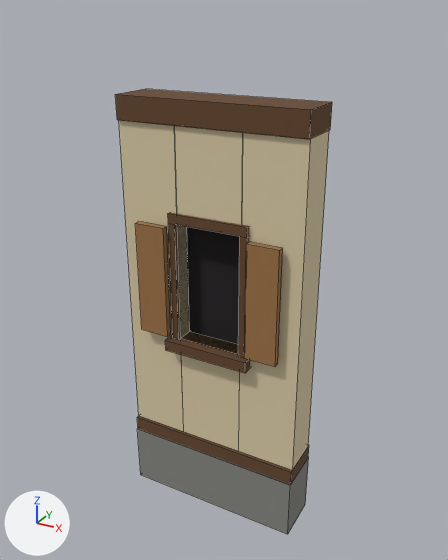
A saved change to the FBX model client/Assets/Art/Buildings/Venaria/WallShuttered.fbx.
Rendered twice from a 50 mm lens placed at (1.94, -2.58, 2.68), pointed at (0.51, 0.03, 1.38). The lights are fixed; the arrows at lower left show +X, +Y and +Z. The older version comes first. Mesh edges are drawn as thin lines. Where no turn or scale is listed for an object, it has been applied to the vertices. Vertices at exactly the same position are counted once.

The first picture shows 'Kit_WallShuttered'.
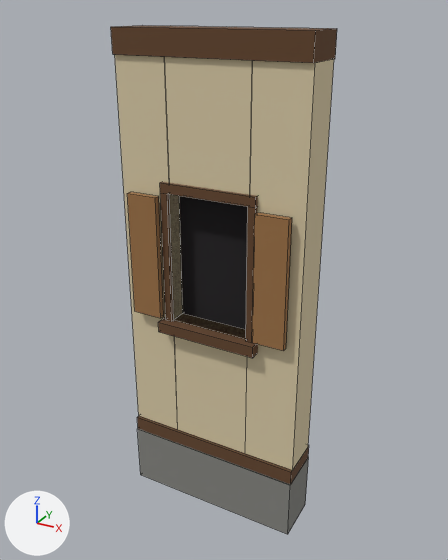
What the commit changed:
me_kit_wallshuttered is used by ob_kit_wallshuttered; location (0.0, 0.0, 0.0).
me_kit_wallshuttered had 100 vertices, 84 faces and spanned x 0.0..1.0, y -0.17..0.13, z 0.0..2.3.
me_kit_wallshuttered now has 100 vertices, 84 faces and spans x 0.0..1.0, y -0.17..0.13, z 0.0..2.6.
me_kit_wallshuttered part 1: the loose piece of 8 vertices spanning x 0.0..1.0, y -0.12..0.13, z 2.18..2.3 is moved by (0.0, 0.0, 0.3).
me_kit_wallshuttered part 2: the loose piece of 8 vertices spanning x 0.32..0.68, y -0.02..0.02, z 1.05..1.7 is scaled about its middle by (1.22, 1, 1.08), then moved by (0.0, 0.0, 0.13).
me_kit_wallshuttered part 3: the loose piece of 20 vertices spanning x 0.28..0.72, y -0.13..0.13, z 1.05..1.75 is scaled about its middle by (1.19, 1, 1.07), then moved by (0.0, 0.0, 0.13).
me_kit_wallshuttered part 4: the loose piece of 8 vertices spanning x 0.26..0.74, y -0.17..0.13, z 0.99..1.05 is scaled about its middle by (1.17, 1, 1), then moved by (0.0, 0.0, 0.1).
me_kit_wallshuttered part 5: the loose piece of 8 vertices spanning x 0.1..0.27, y -0.16..-0.13, z 1.07..1.68 is scaled about its middle by (1, 1, 1.08), then moved by (-0.04, 0.0, 0.12).
me_kit_wallshuttered part 6: the loose piece of 8 vertices spanning x 0.73..0.9, y -0.16..-0.13, z 1.07..1.68 is scaled about its middle by (1, 1, 1.08), then moved by (0.04, 0.0, 0.12).
me_kit_wallshuttered part 7: 20 of 100 vertices moved; they spanned x 0.0..1.0, y -0.11..0.11, z 0.43..2.18 and now span x 0.0..1.0, y -0.11..0.11, z 0.43..2.48; mean shift (0.0, 0.0, 0.17); largest move (0.68, -0.11, 2.18) -> (0.72, -0.11, 2.48).

Boxes (x1, y1, x2, y2) around the edits, measured in the pictures (448 x 560 px; the box of a moved part takes in the faces that stretch with it):
'Kit_WallShuttered', reshaped (14% taller)
    before: (115, 89, 332, 534)
    after: (111, 25, 337, 534)
part 1 of me_kit_wallshuttered, moved or reshaped
    before: (115, 89, 332, 139)
    after: (111, 25, 337, 63)
part 2 of me_kit_wallshuttered, moved or reshaped
    before: (187, 227, 240, 344)
    after: (179, 196, 248, 329)
part 3 of me_kit_wallshuttered, moved or reshaped
    before: (168, 212, 249, 358)
    after: (160, 182, 258, 343)
part 4 of me_kit_wallshuttered, moved or reshaped
    before: (165, 331, 251, 373)
    after: (158, 313, 258, 358)
part 5 of me_kit_wallshuttered, moved or reshaped
    before: (135, 222, 171, 337)
    after: (127, 192, 164, 318)
part 6 of me_kit_wallshuttered, moved or reshaped
    before: (244, 242, 283, 367)
    after: (252, 212, 292, 351)
part 7 of me_kit_wallshuttered, moved or reshaped
    before: (119, 120, 329, 454)
    after: (115, 55, 334, 454)
